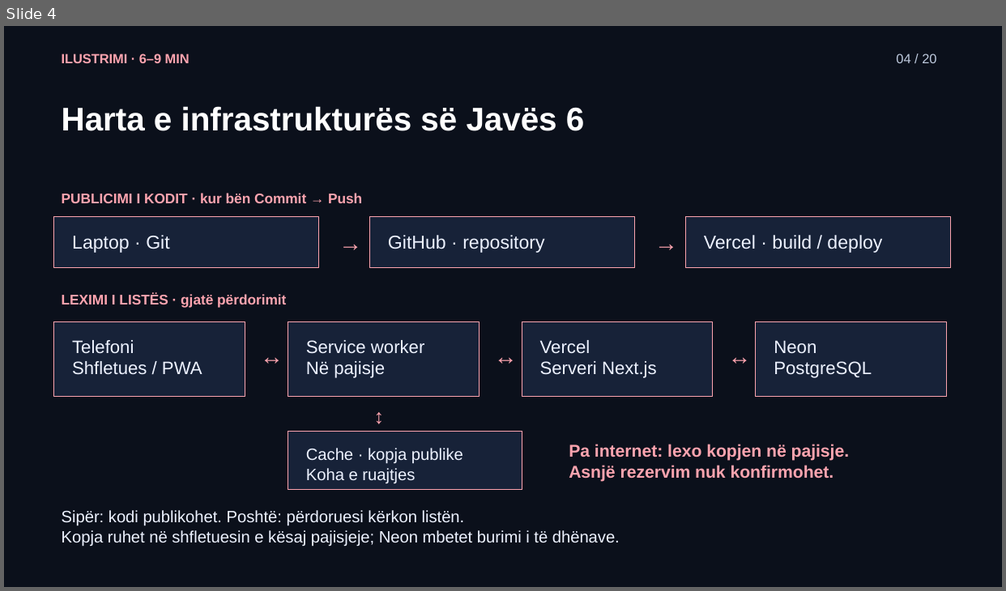
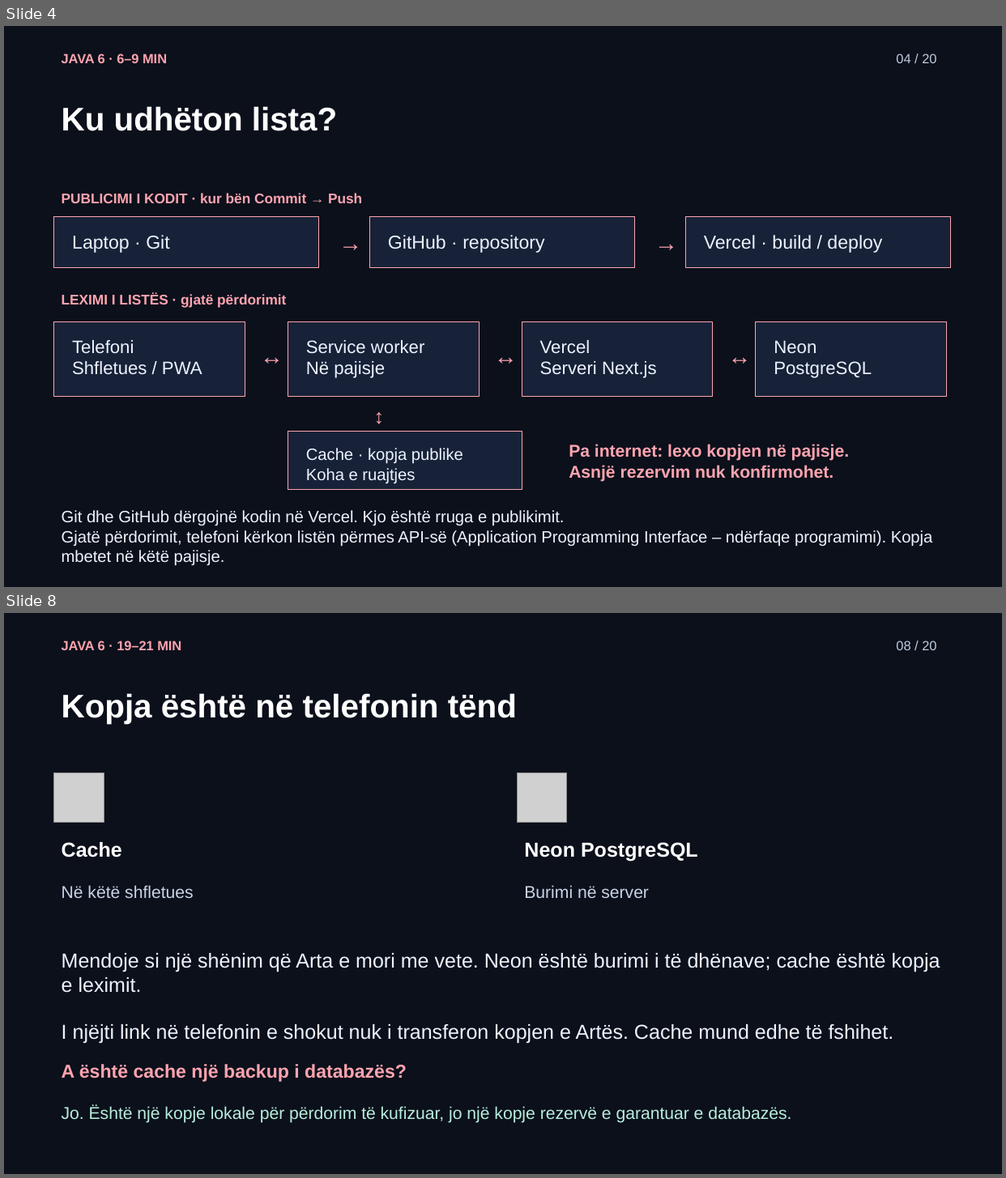
Before and after one commit to arbenl/arbenl.github.io, a slide deck: lendet/2026-2027/mobile/lectures/ligjerata-06-pwa-offline-rideshare-2026.pptx. Shown one above the other, each under a label of ours: slide 4 before the commit, slides 4 and 8 after it; the slides between them are not shown. The pictures are 1006x591 and 1006x1178 pixels, drawn with LibreOffice and Linux fonts; fonts in the diff are those of the drawing; grey boxes stand for pictures. Boxes give left, top, right and bottom in pixels: in the first picture for what was removed or moved away, otherwise in the second. Text is boxed around its words. In the diff, an @@ line names an element or a change of style, - is before the commit and + after.

```diff
--- a/lendet/2026-2027/mobile/lectures/ligjerata-06-pwa-offline-rideshare-2026.pptx
+++ b/lendet/2026-2027/mobile/lectures/ligjerata-06-pwa-offline-rideshare-2026.pptx
@@ slide 8 added at bbox=[4, 613, 1002, 1174], background #0B101B @@
@@ text added at bbox=[62, 641, 181, 650], 12.8 pt, text #FDA4AF, bold @@
+JAVA 6 · 19–21 MIN
@@ text added at bbox=[896, 641, 936, 650], 12.8 pt, text #BFCBDF @@
+08 / 20
@@ text added at bbox=[62, 693, 517, 724], 31.5 pt, text #FFFFFF, bold @@
+Kopja është në telefonin tënd
@@ picture added at bbox=[54, 773, 104, 824] @@
@@ picture added at bbox=[517, 773, 567, 824] @@
@@ text added at bbox=[62, 842, 122, 858], 19.5 pt, text #FFFFFF, bold @@
+Cache
@@ text added at bbox=[524, 842, 698, 862], 19.5 pt, text #FFFFFF, bold @@
+Neon PostgreSQL
@@ text added at bbox=[62, 885, 193, 898], 16.5 pt, text #C8D3E6 @@
+Në këtë shfletues
@@ text added at bbox=[524, 885, 649, 898], 16.5 pt, text #C8D3E6 @@
+Burimi në server
@@ text added at bbox=[62, 953, 940, 1044], 19.5 pt, text #EDF2FF @@
+Mendoje si një shënim që Arta e mori me vete. Neon është burimi i të dhënave; cache është kopja e leximit.
+I njëjti link në telefonin e shokut nuk i transferon kopjen e Artës. Cache mund edhe të fshihet.
@@ text added at bbox=[62, 1064, 407, 1082], 18 pt, text #FDA4AF, bold @@
+A është cache një backup i databazës?
@@ text added at bbox=[62, 1105, 791, 1123], 16.5 pt, text #B8EDDB @@
+Jo. Është një kopje lokale për përdorim të kufizuar, jo një kopje rezervë e garantuar e databazës.
@@ slide 4 changed as well @@
@@ text at bbox=[62, 54, 167, 63]: text changed @@
-ILUSTRIMI · 6–9 MIN
+JAVA 6 · 6–9 MIN
@@ text at bbox=[62, 106, 337, 131]: text changed @@
-Harta e infrastrukturës së Javës 6
+Ku udhëton lista?
@@ text at bbox=[62, 510, 933, 566]: text changed @@
-Sipër: kodi publikohet. Poshtë: përdoruesi kërkon listën.
-Kopja ruhet në shfletuesin e kësaj pajisjeje; Neon mbetet burimi i të dhënave.
+Git dhe GitHub dërgojnë kodin në Vercel. Kjo është rruga e publikimit.
+Gjatë përdorimit, telefoni kërkon listën përmes API-së (Application Programming Interface – ndërfaqe programimi). Kopja mbetet në këtë pajisje.
```
Also in this commit, not shown: 4 other slides changed, 14 other slides added, 15 slides removed, 42 other files.
